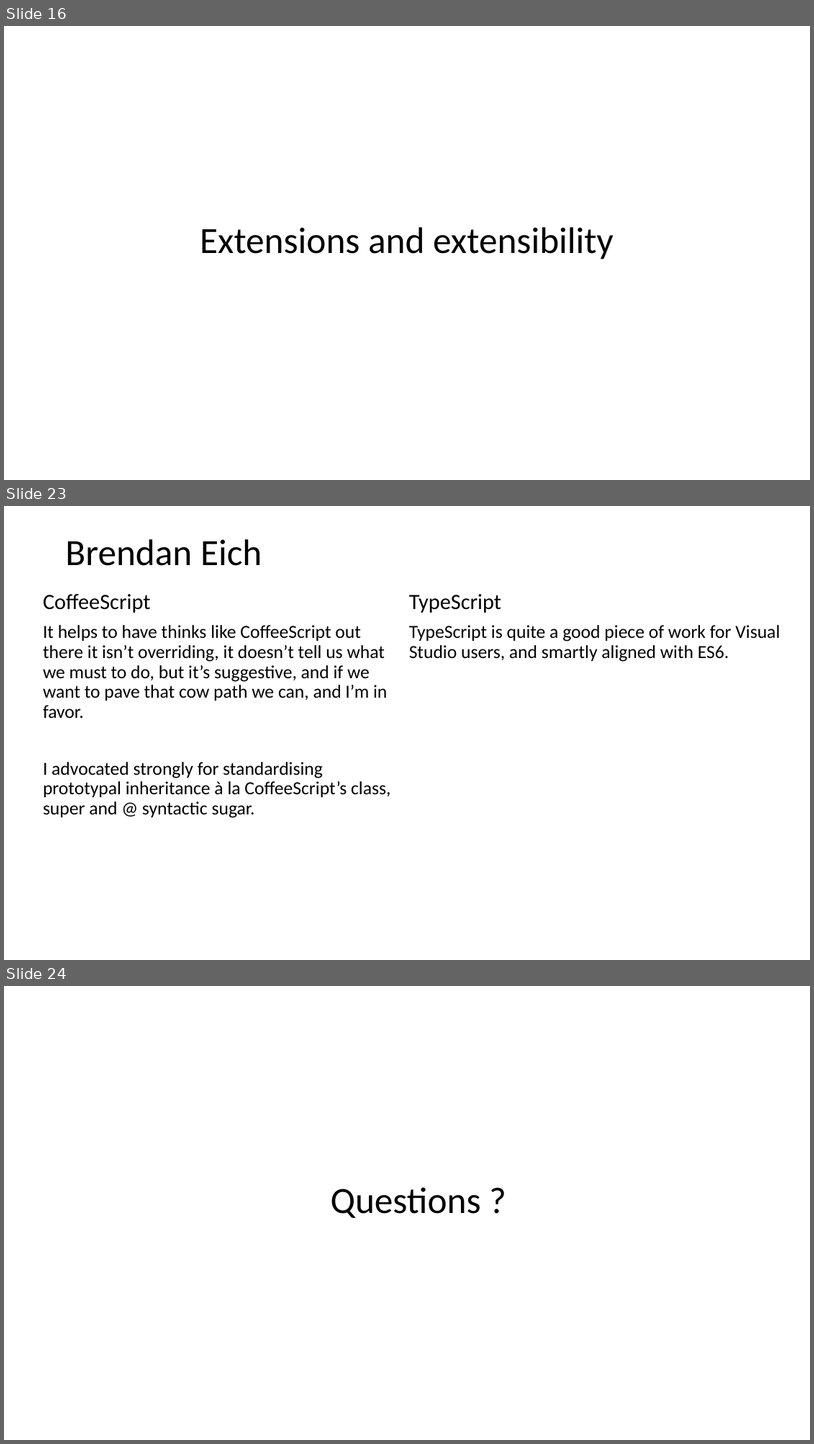
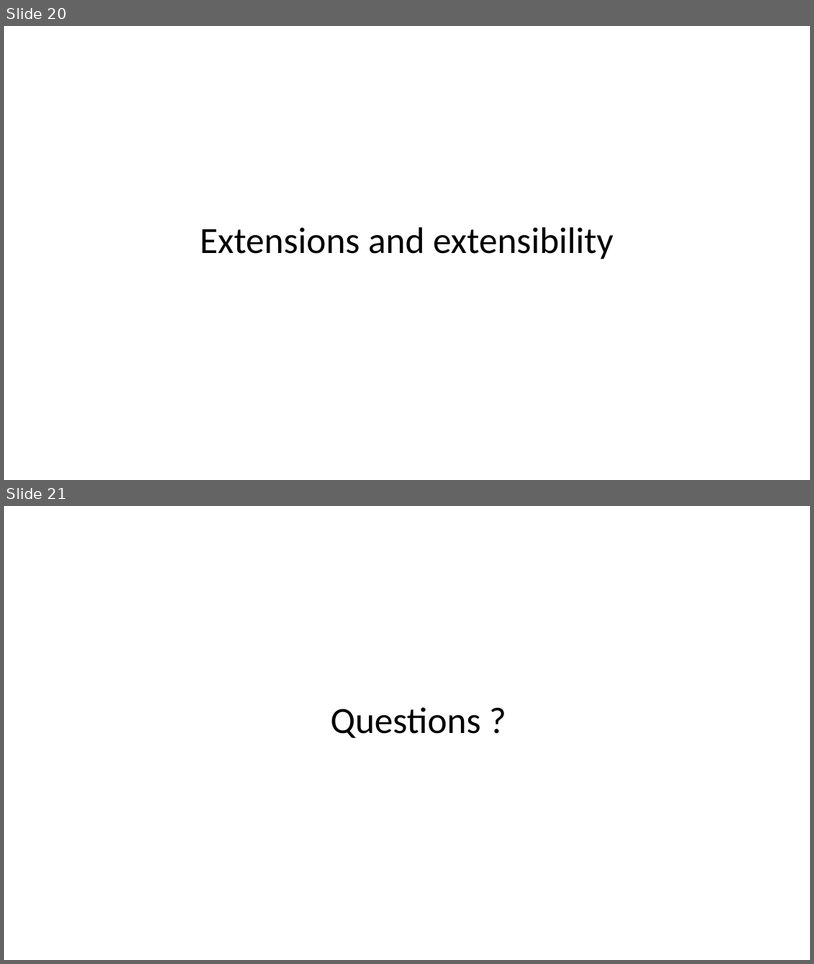
Before and after one commit to vba/presentations, a slide deck: build.js/build.js.pptx. Shown one above the other, each under a label of ours: slides 16, 23 and 24 before the commit, slides 20 and 21 after it; the slides between them are not shown. The pictures are 814x1444 and 814x964 pixels, drawn with LibreOffice and Linux fonts; fonts in the diff are those of the drawing. Boxes give left, top, right and bottom in pixels: in the first picture for what was removed or moved away, otherwise in the second. Text is boxed around its words. In the diff, an @@ line names an element or a change of style, - is before the commit and + after.

```diff
--- a/build.js/build.js.pptx
+++ b/build.js/build.js.pptx
@@ slide 23 removed at [4,506,810,960], background #FFFFFF @@
@@ title removed at [65,539,262,566] @@
-Brendan Eich
@@ text removed at [43,594,391,818] @@
-CoffeeScript
-It helps to have thinks like CoffeeScript out there it isn’t overriding, it doesn’t tell us what we must to do, but it’s suggestive, and if we want to pave that cow path we can, and I’m in favor.
-I advocated strongly for standardising prototypal inheritance à la CoffeeScript’s class, super and @ syntactic sugar.
@@ text removed at [409,594,780,662] @@
-TypeScript
-TypeScript is quite a good piece of work for Visual Studio users, and smartly aligned with ES6.
@@ what was slide 16 is now slide 20 @@
@@ what was slide 24 is now slide 21 @@
```
Also in this commit, not shown: 4 slides added, 6 other slides removed.
